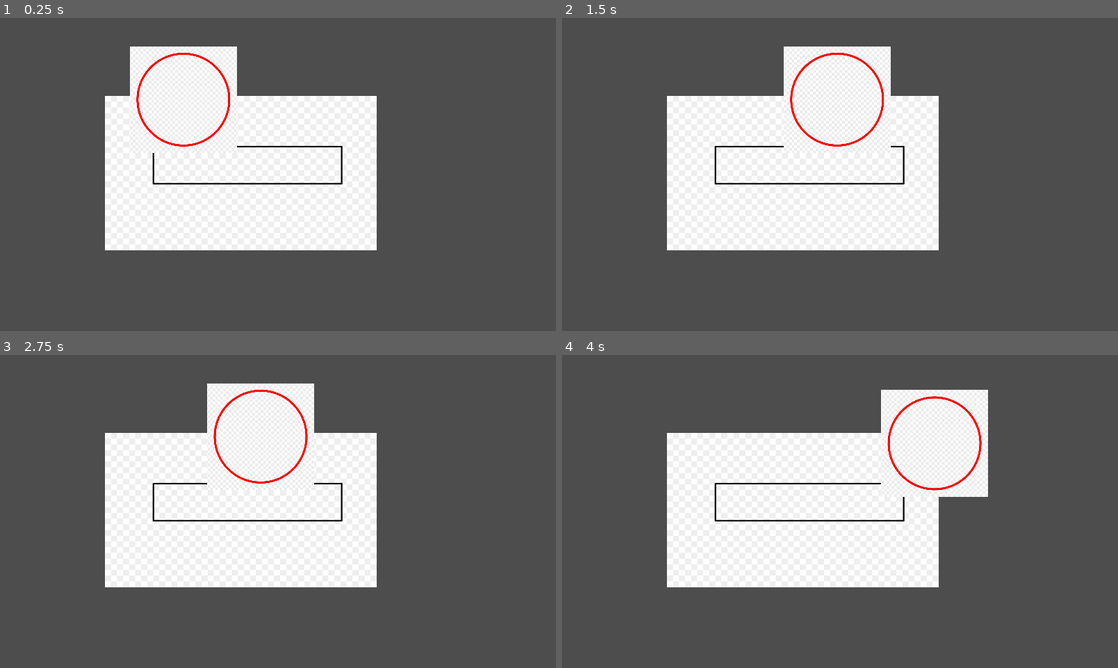
Above: before the commit, frames 1-4 (two rows, left to right).
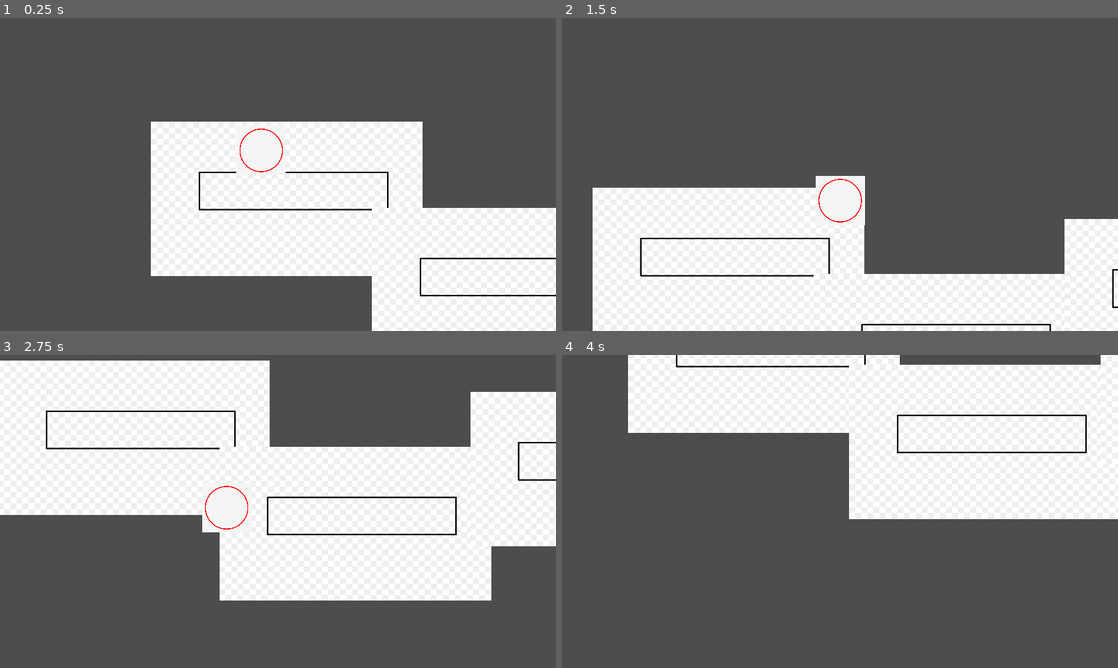
Above: after the commit, the same moments.

Repository: RogerXLi/refrigerator
Game: Godot game, scene res://main.tscn
The game is run twice, just before and just after one commit, with the same random seed, the same clock (stepped at 60 frames per second) and the same inputs. This scene is started directly instead of the project's main scene.
Inputs:
- Up to frame 1 (0.25 s): no input
- Up to frame 2 (1.5 s): tap Enter (ui_accept) at 0.5, 0.77 s; hold Right (ui_right) from 0.53 s (still down)
- Up to frame 3 (2.75 s): tap Enter (ui_accept) at 1.52 s; release Right (ui_right) at 2.03 s; hold Left (ui_left) from 2.03 s (still down)
- Up to frame 4 (4 s): release Left (ui_left) at 2.78 s; hold Right (ui_right) from 2.78 s (still down); tap Enter (ui_accept) at 3.02, 3.77 s

The runs differ from the first frame. In frame 1, 30% of the frame differs, in the area x 18-100%, y 9-100%; in frame 2, 45%; in frame 3, 40%; in frame 4, 45%, in the area x 11-100%, y 0-75%.

Commit message:
camera movement

Diff:
--- a/main.tscn
+++ b/main.tscn
@@ -15,6 +15,7 @@
 
 [node name="Platform1" type="StaticBody2D" parent="Platform"]
 position = Vector2(69, 33)
+metadata/_edit_group_ = true
 
 [node name="Sprite2D" type="Sprite2D" parent="Platform/Platform1"]
 position = Vector2(430, 288)
@@ -25,8 +26,47 @@
 position = Vector2(445, 270.5)
 shape = SubResource("RectangleShape2D_irpxi")
 
+[node name="Platform2" type="StaticBody2D" parent="Platform"]
+position = Vector2(527, 211)
+metadata/_edit_group_ = true
+
+[node name="Sprite2D" type="Sprite2D" parent="Platform/Platform2"]
+position = Vector2(430, 288)
+scale = Vector2(0.625556, 0.590741)
+texture = ExtResource("3_6ibi0")
+
+[node name="CollisionShape2D" type="CollisionShape2D" parent="Platform/Platform2"]
+position = Vector2(445, 270.5)
+shape = SubResource("RectangleShape2D_irpxi")
+
+[node name="Platform3" type="StaticBody2D" parent="Platform"]
+position = Vector2(1047, 98)
+metadata/_edit_group_ = true
+
+[node name="Sprite2D" type="Sprite2D" parent="Platform/Platform3"]
+position = Vector2(430, 288)
+scale = Vector2(0.625556, 0.590741)
+texture = ExtResource("3_6ibi0")
+
+[node name="CollisionShape2D" type="CollisionShape2D" parent="Platform/Platform3"]
+position = Vector2(445, 270.5)
+shape = SubResource("RectangleShape2D_irpxi")
+
+[node name="Platform4" type="StaticBody2D" parent="Platform"]
+position = Vector2(1549, 582)
+metadata/_edit_group_ = true
+
+[node name="Sprite2D" type="Sprite2D" parent="Platform/Platform4"]
+position = Vector2(430, 288)
+scale = Vector2(0.625556, 0.590741)
+texture = ExtResource("3_6ibi0")
+
+[node name="CollisionShape2D" type="CollisionShape2D" parent="Platform/Platform4"]
+position = Vector2(445, 270.5)
+shape = SubResource("RectangleShape2D_irpxi")
+
 [node name="Player" parent="." instance=ExtResource("2_aopgq")]
-position = Vector2(375, 140)
+position = Vector2(428, 267)
 script = ExtResource("4_msxgg")
 
 [node name="Timer" type="Timer" parent="."]
--- a/player.gd
+++ b/player.gd
@@ -1,8 +1,12 @@
 extends CharacterBody2D
 
-const SPEED = 200.0
-const JUMP_VELOCITY = -400.0
-var gravity = 980  # Gravity strength
+const SPEED = 300.0
+const JUMP_VELOCITY = -1000.0
+var gravity = 2000  # Gravity strength
+
+
+var respawn_position = Vector2(500, 270)
+
 
 func _physics_process(delta):
 	# Apply gravity if not on the ground
@@ -17,13 +21,23 @@
 	if Input.is_action_just_pressed("ui_accept") and is_on_floor():
 		velocity.y = JUMP_VELOCITY
 
+	# Check if the player falls off the map
+	if position.y > 2000:  # Adjust this value based on your level height
+		reset_position()
+
 	move_and_slide()
+
 
 # Called when the node enters the scene tree for the first time.
 func _ready() -> void:
-	pass # Replace with function body.
+	position = respawn_position
 
 
 # Called every frame. 'delta' is the elapsed time since the previous frame.
 func _process(delta: float) -> void:
 	pass
+
+
+func reset_position():
+	position = respawn_position
+	velocity = Vector2.ZERO  # Stop movement when respawning
--- a/player.tscn
+++ b/player.tscn
@@ -5,7 +5,7 @@
 [sub_resource type="SpriteFrames" id="SpriteFrames_5tvby"]
 
 [sub_resource type="CircleShape2D" id="CircleShape2D_bpyvl"]
-radius = 97.0052
+radius = 45.1221
 
 [node name="Player" type="CharacterBody2D"]
 position = Vector2(302, 271)
@@ -15,10 +15,13 @@
 sprite_frames = SubResource("SpriteFrames_5tvby")
 
 [node name="Sprite2D" type="Sprite2D" parent="."]
-position = Vector2(5, 8)
-scale = Vector2(0.27625, 0.27625)
+position = Vector2(-54.25, -51.25)
+scale = Vector2(0.128125, 0.128125)
 texture = ExtResource("1_ex0s0")
 
 [node name="CollisionShape2D" type="CollisionShape2D" parent="."]
-position = Vector2(5, 8)
+position = Vector2(-55, -51)
 shape = SubResource("CircleShape2D_bpyvl")
+
+[node name="Camera2D" type="Camera2D" parent="."]
+position_smoothing_enabled = true
